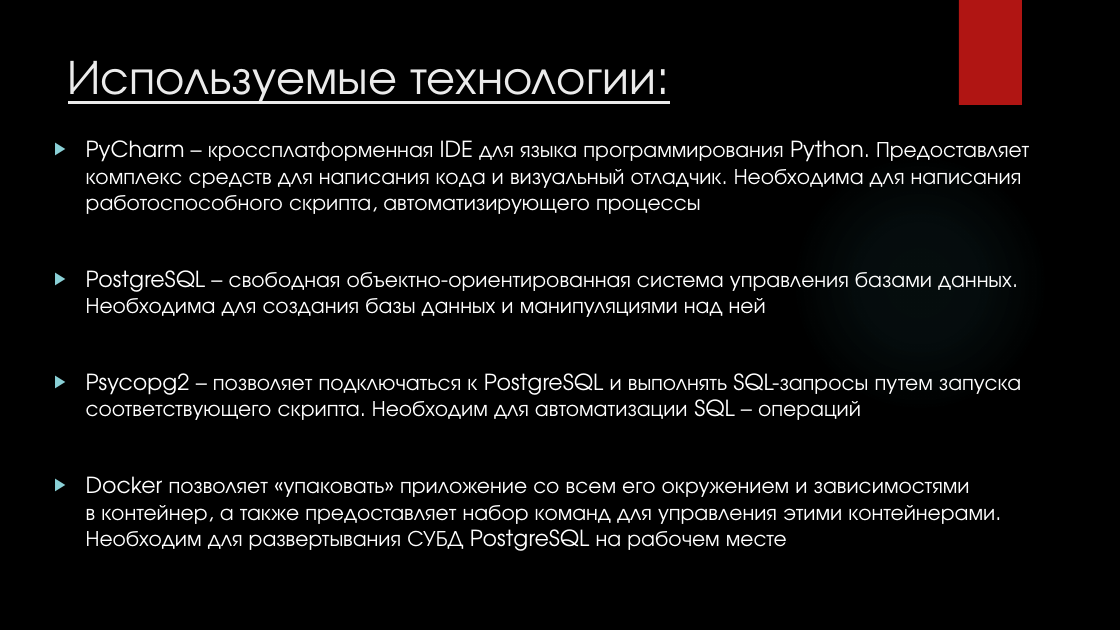
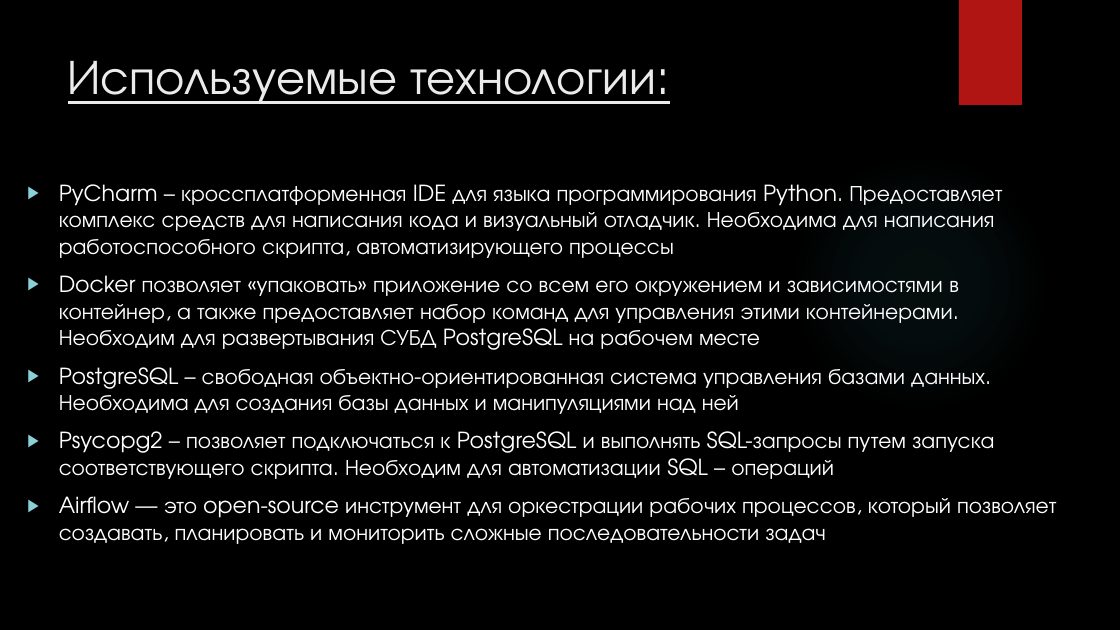
Before and after one commit to Git88user/Project_7, a slide deck: slide 10 of doc/Презентация_Project_7.pptx (slide 8 before the commit). Drawn at 1120x630 pixels with LibreOffice and Linux fonts; fonts in the diff are those of the drawing; background and template pictures are left out. Boxes give left, top, right and bottom in pixels: in the first picture for what was removed or moved away, otherwise in the second. Text is boxed around its words. In the diff, an @@ line names an element or a change of style, - is before the commit and + after.

```diff
--- a/doc/Презентация_Project_7.pptx
+++ b/doc/Презентация_Project_7.pptx
@@ text "PyCharm – кроссплатформенная IDE для ...": place and size @@
-text "PyCharm – кроссплатформенная IDE для ..." at bbox=[86, 140, 1029, 551]
+text "PyCharm – кроссплатформенная IDE для ..." at bbox=[59, 184, 1057, 544]
@@ text at bbox=[59, 275, 959, 350]: paragraph added @@
+▶ Docker позволяет «упаковать» приложение со всем его окружением и зависимостями в контейнер, а также предоставляет набор команд для управления этими контейнерами. Необходим для развертывания СУБД PostgreSQL на рабочем месте
@@ text at bbox=[59, 496, 1057, 544]: text changed @@
-▶ Docker позволяет «упаковать» приложение со всем его окружением и зависимостями
-  в контейнер, а также предоставляет набор команд для управления этими контейнерами. Необходим для развертывания СУБД PostgreSQL на рабочем месте
+▶ Airflow — это open-source инструмент для оркестрации рабочих процессов, который позволяет создавать, планировать и мониторить сложные последовательности задач
```
Also in this commit, not shown: 3 slides added, 3 other files.
